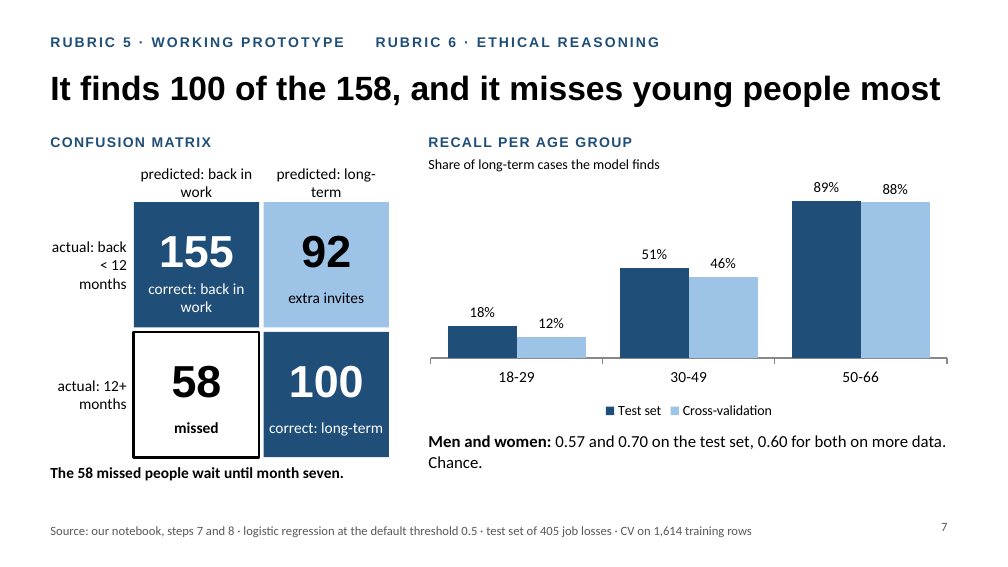
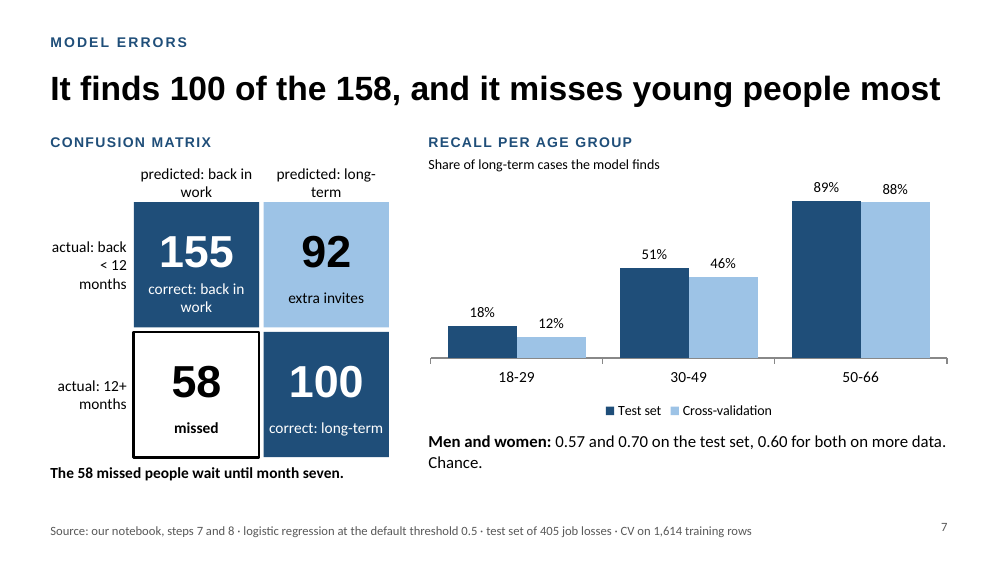
Before and after one commit to lucasjansze/Hackathon_5, a slide deck: slide 7 of presentation/Who_needs_early_help.pptx. Drawn at 1008x567 pixels with LibreOffice and Linux fonts; fonts in the diff are those of the drawing. Boxes give left, top, right and bottom in pixels: in the first picture for what was removed or moved away, otherwise in the second. Text is boxed around its words. In the diff, an @@ line names an element or a change of style, - is before the commit and + after.

```diff
--- a/presentation/Who_needs_early_help.pptx
+++ b/presentation/Who_needs_early_help.pptx
@@ text at box(50, 37, 187, 47): text changed @@
-RUBRIC 5 · WORKING PROTOTYPE RUBRIC 6 · ETHICAL REASONING
+MODEL ERRORS
```
Also in this commit, not shown: 9 other slides changed, 1 other file.
